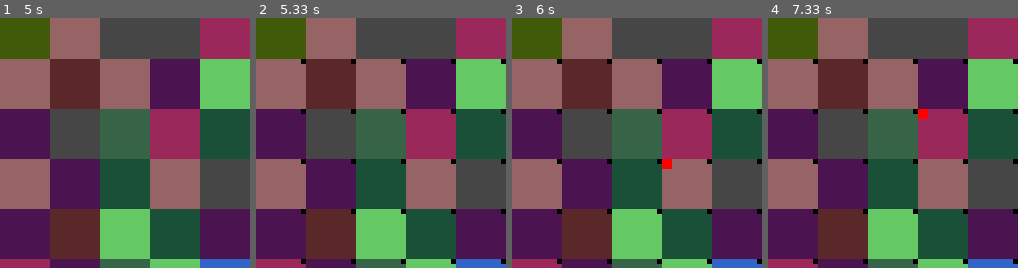
Above: before the commit, frames 1-4 (left to right).
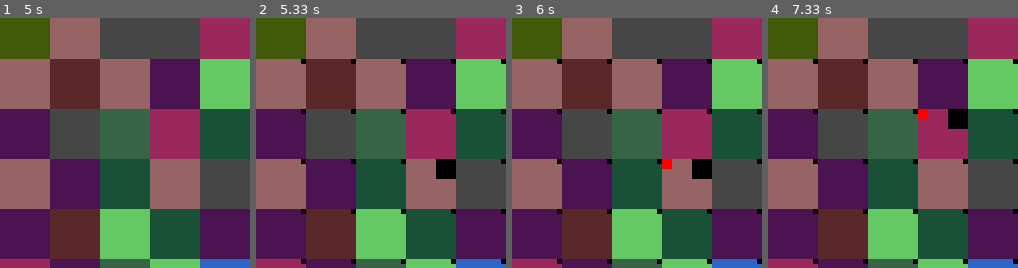
Above: after the commit, the same moments.

Repository: oferby/playground
Game: pygame game, started from RKHS/maze/simple/app.py
Two runs of this game, one before a commit and one after it. Both use one fixed random seed, a clock stepped at 60 frames per second and the inputs below.
Inputs:
- Up to frame 1 (5 s): hold Right 0.33-0.8 s; hold Up 0.83-1.3 s; hold Left 1.97-2.57 s; hold Down 2.6-3.37 s; hold P from 4.32 s (still down); hold Up from 4.32 s (still down)
- Up to frame 2 (5.33 s): release P at 5.2 s; release Up at 5.2 s; tap S at 5.23 s
- Up to frame 3 (6 s): no input
- Up to frame 4 (7.33 s): hold Up 6.27-7.28 s; hold Right from 7.32 s (still down)
The pictures show only the part of the screen within x 50-100%, y 42-92%; the shares and areas given below are measured in that part.

Frame 1 is identical in both runs. In frame 2, 0.6% of the frame differs, in the area x 72-80%, y 56-65%; in frame 3, 0.6%; in frame 4, 0.6%.

Commit message:
update measurement

Diff:
--- a/RKHS/maze/simple/agents.py
+++ b/RKHS/maze/simple/agents.py
@@ -84,33 +84,42 @@
         zz = np.matrix(np.zeros(dim))
         if action == 0:
             p_ = prior[1:, :]
+            if p_.sum() == 0:
+                return
             prior = np.vstack([p_, zz])
         elif action == 1:
             p_ = prior[:, 0:-1]
+            if p_.sum() == 0:
+                return
             prior = np.hstack([zz.transpose(), p_])
         elif action == 2:
             p_ = prior[0:-1, :]
+            if p_.sum() == 0:
+                return
             prior = np.vstack([zz, p_])
         else:
             p_ = prior[:, 1:]
+            if p_.sum() == 0:
+                return
             prior = np.hstack([p_, zz.transpose()])
 
         prior = self.normalize(prior)
         self.prior = self.flatten(prior)
 
-    def update_observation(self):
-        pass
+    def update_observation(self, obs):
+        pZ = self.get_obs_vector(int(obs))
+        prior = self.flatten(pZ * self.Zm) * self.prior
+        prior = self.normalize(prior)
+        self.prior = prior
 
     def get_observation(self, obs, action, reward, done):
         super().get_observation(obs, action, reward, done)
 
         self.update_move(action)
+        self.update_observation(obs)
 
-        pZ = self.get_obs_vector(int(obs))
-        posterior = self.flatten(pZ * self.Zm)  # * self.flatten(self.prior)
-        # self.prior = posterior
         # print('real: {}'.format(self.obstacles[0]))
-        print('state: {}'.format(self.prior[0:10]))
+        # print('state: {}'.format(self.prior[0:10]))
 
     def get_obs_vector(self, obs):
         z = np.zeros(self.observations)
